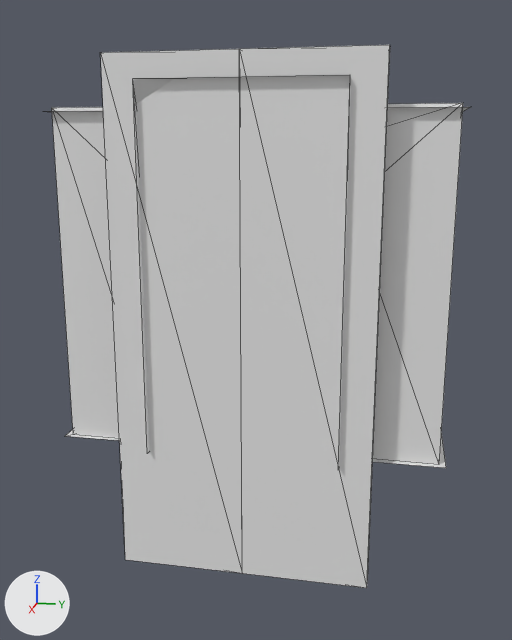
The glTF model mod/elevator.glb, before and after one commit.
Rendered twice from a 50 mm lens placed at (13.37, 2.22, 4.73), pointed at (0.4, -0.37, 1.49). The axes (+X, +Y, +Z) are drawn at lower left. The lights are the same throughout. Mesh edges are drawn as thin lines.

Objects in the first picture: 'Left', 'Right', 'Walls'.
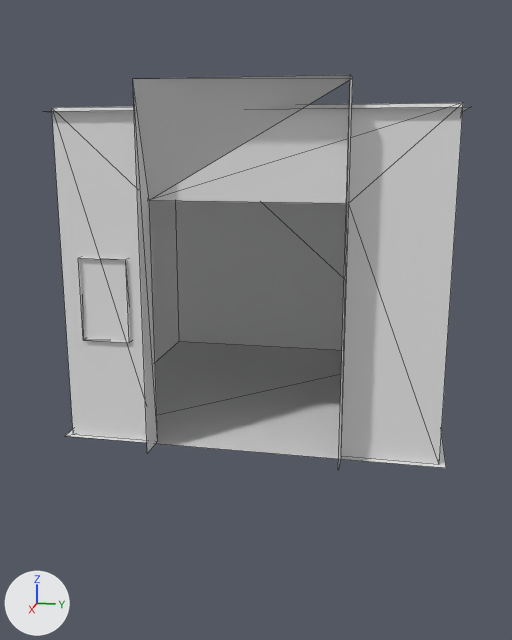
Location of each change, (x1, y1, x2, y2) in pixels of the pictures (512 x 640 px):
'Right', deleted: before (239, 45, 390, 588)
'Left', deleted: before (100, 49, 242, 573)
'Panel', added: after (78, 258, 131, 343)
'Walls', unchanged, uncovered by the edit: (52, 75, 463, 470) in both
'Floor', unchanged, uncovered by the edit: before (65, 429, 446, 468); after (65, 341, 446, 468)

What changed in the scene script:
```text
Add me_cube_001:
    me_cube_001.from_pydata([(2.914, -2.689, 1.678), (2.914, -2.689, 3.012), (2.914, -1.897, 1.678), (2.914, -1.897, 3.012), (3.056, -2.689, 1.678), (3.056, -2.689, 3.012), (3.056, -1.897, 1.678), (3.056, -1.897, 3.012)], [], [(0, 1, 3), (0, 3, 2), (2, 3, 7), (2, 7, 6), (4, 5, 1), (4, 1, 0), (2, 6, 4), (2, 4, 0), (7, 3, 1), (7, 1, 5)])
Remove ob_right:
    ob_right = bpy.data.objects.new('Right', me_cube_002)
    ob_right.location = (0.0, 0.0, 0.0)
Remove ob_left:
    ob_left = bpy.data.objects.new('Left', me_cube)
    ob_left.location = (0.0, 0.0, 0.0)
Add ob_panel:
    ob_panel = bpy.data.objects.new('Panel', me_cube_001)
    ob_panel.location = (0.0, 0.0, 0.0)
```
